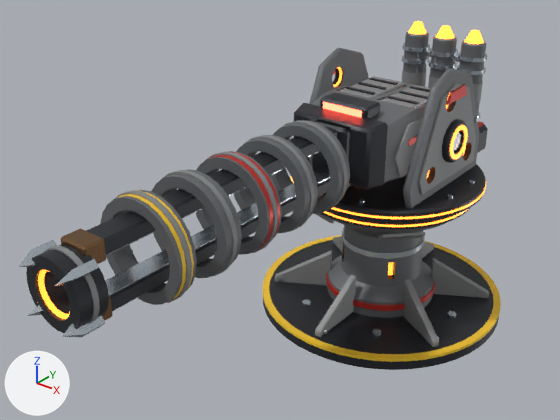
Before and after pictures for a commit that changed the FBX model Tools/ModelFactory/R4Weapons938/R4W_Railgun/R4W_Railgun.fbx.
Rendered twice from a camera (50 mm lens) standing at (0.722, -1.243, 0.642) and looking at (-0.042, -0.288, 0.05). The lights are fixed; the arrows at lower left show +X, +Y and +Z. The picture after the commit comes second. Where no turn or scale is listed for an object, it has been applied to the vertices.

The first picture shows 'R4W_Railgun_Base', 'R4W_Railgun_Emitter', 'R4W_Railgun_Pitch', 'R4W_Railgun_Rails', 'R4W_Railgun_VentFlap_L', 'R4W_Railgun_VentFlap_R', 'R4W_Railgun_Yaw'.
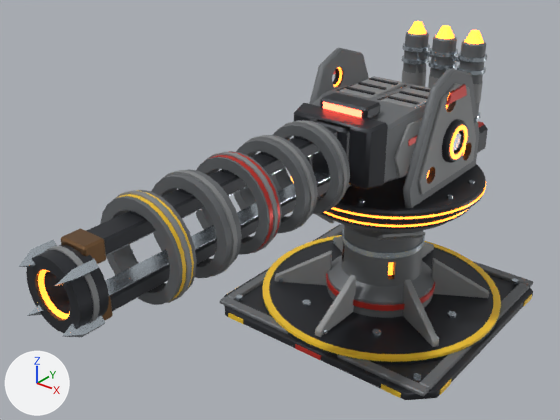
Pixel boxes [x1, y1, x2, y2] of what changed, in the pictures (560 x 420 px):
'R4W_Railgun_Base', reshaped (31% wider, 18% taller): before [262, 207, 501, 370]; after [220, 207, 533, 400]
part 1 of me_r4w_railgun_base, added: after [413, 373, 421, 381]
part 2 of me_r4w_railgun_base, built on: before [263, 299, 499, 370]; after [220, 224, 533, 400]

The change, as a diff of the scene's bpy script:
```diff
--- a/Tools/ModelFactory/R4Weapons938/R4W_Railgun/R4W_Railgun.fbx.py
+++ b/Tools/ModelFactory/R4Weapons938/R4W_Railgun/R4W_Railgun.fbx.py
@@ me_r4w_railgun_base @@
 # used by ob_r4w_railgun_base; location = (0.0, 0.0, 0.0)
-me_r4w_railgun_base.from_pydata(...)  # 1825 vertices, 3630 faces; spans x -0.25..0.25, y -0.251..0.25, z -0.26..0.016
+me_r4w_railgun_base.from_pydata(...)  # 2554 vertices, 5068 faces; spans x -0.256..0.256, y -0.256..0.256, z -0.26..0.016
+# me_r4w_railgun_base part 1: a new loose piece, a 6-sided cylinder along z spanning x 0.2045..0.2195, y -0.2185..-0.2055, z -0.238..-0.2315, in mat_steel_light (light grey #c4ced7)
+# me_r4w_railgun_base part 2: 23 vertices moved from x -0.231..0.25, y -0.25..0.248, z -0.26..-0.255 to x -0.24..0.249, y -0.249..0.242, z -0.244..-0.237; 74 vertices removed from x -0.25..0.248, y -0.248..0.25, z -0.26..-0.255; 611 vertices added at x -0.256..0.256, y -0.256..0.256, z -0.26..-0.237
+# other edits to the shape of me_r4w_railgun_base do not show in these pictures
 me_r4w_railgun_base.materials.append(mat_armor_dark)
```
